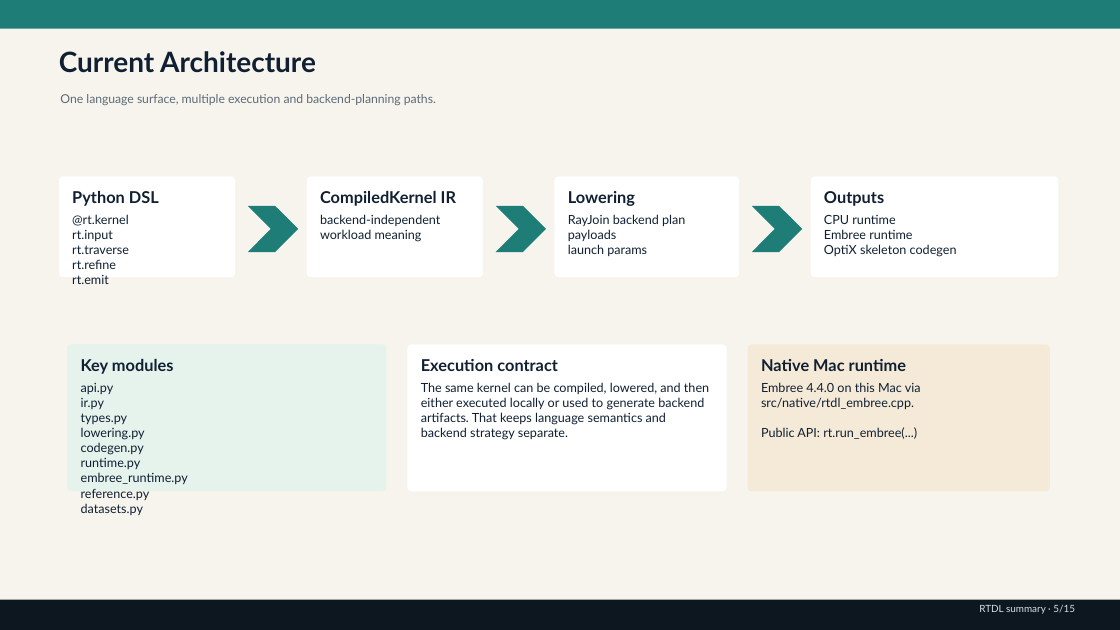
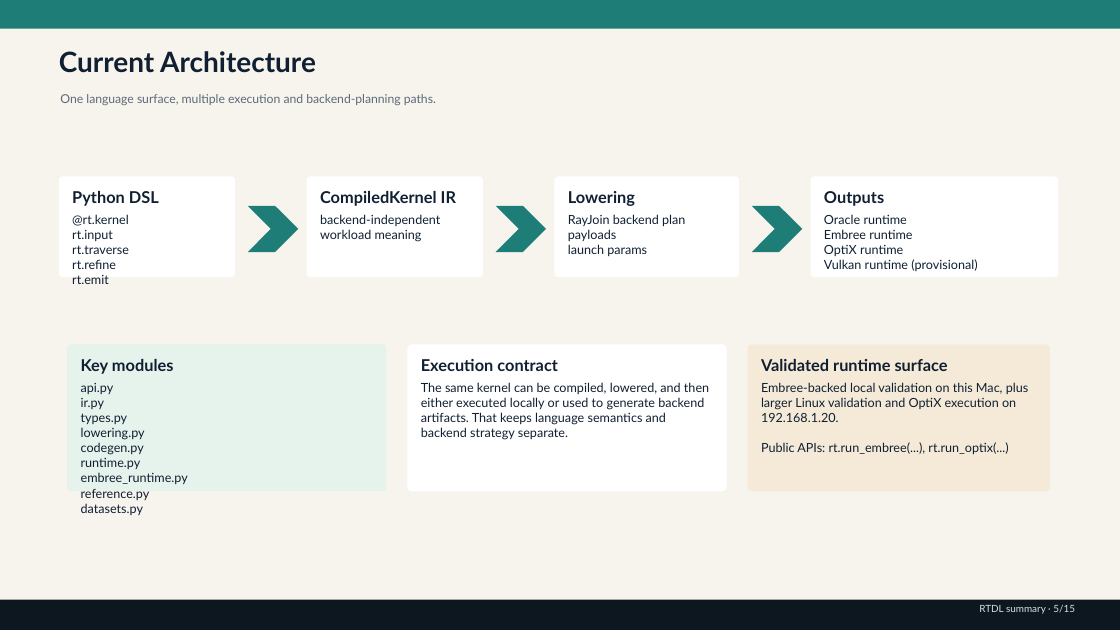
Before and after one commit to rubaolee/rtdl, a slide deck: slide 5 of rtdl_status_summary.pptx. Drawn at 1120x630 pixels with LibreOffice and Linux fonts; fonts in the diff are those of the drawing. Boxes give left, top, right and bottom in pixels: in the first picture for what was removed or moved away, otherwise in the second. Text is boxed around its words. In the diff, an @@ line names an element or a change of style, - is before the commit and + after.

```diff
--- a/rtdl_status_summary.pptx
+++ b/rtdl_status_summary.pptx
@@ text at (824, 215, 907, 224): text changed @@
-CPU runtime
+Oracle runtime
@@ text at (824, 245, 977, 271): text changed @@
-OptiX skeleton codegen
+OptiX runtime
+Vulkan runtime (provisional)
@@ text at (761, 359, 948, 371): text changed @@
-Native Mac runtime
+Validated runtime surface
@@ text at (761, 382, 1029, 454): text changed @@
-Embree 4.4.0 on this Mac via src/native/rtdl_embree.cpp.
-Public API: rt.run_embree(...)
+Embree-backed local validation on this Mac, plus larger Linux validation and OptiX execution on 192.168.1.20.
+Public APIs: rt.run_embree(...), rt.run_optix(...)
```
Also in this commit, not shown: 9 other slides changed, 12 other files.
